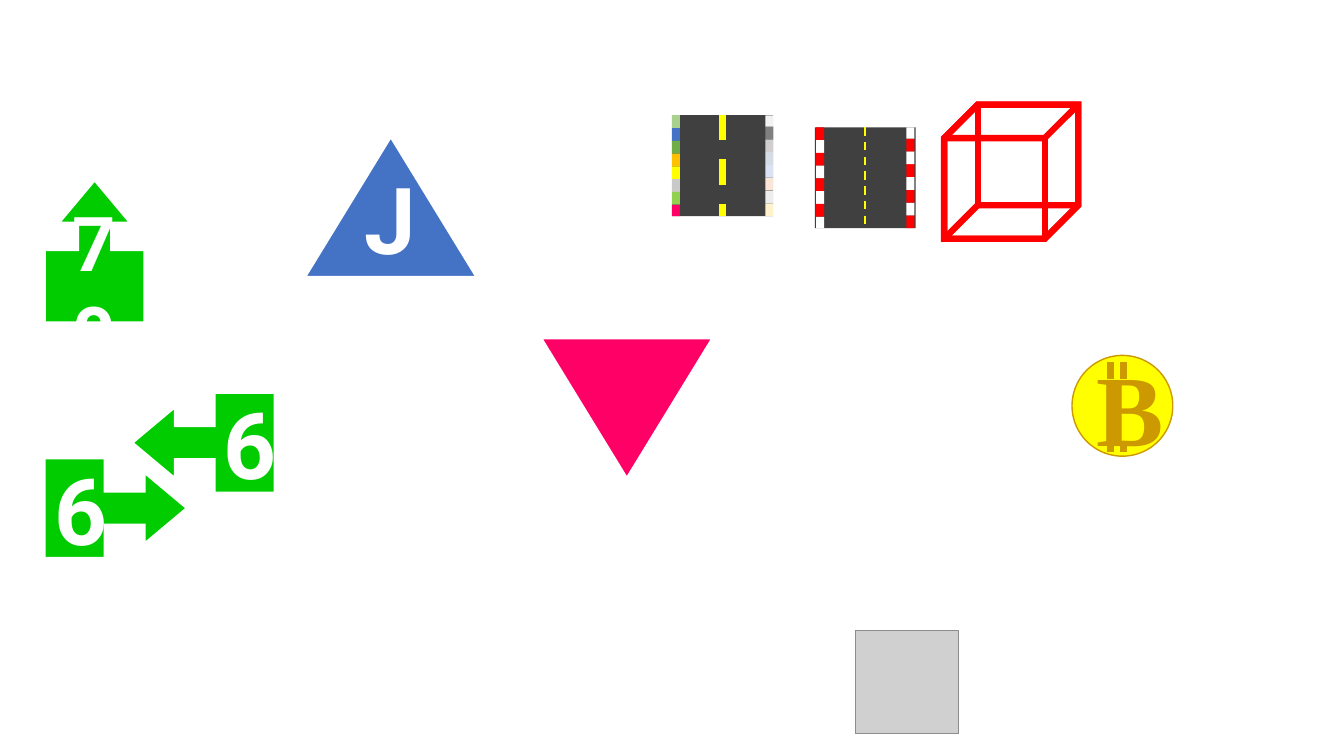
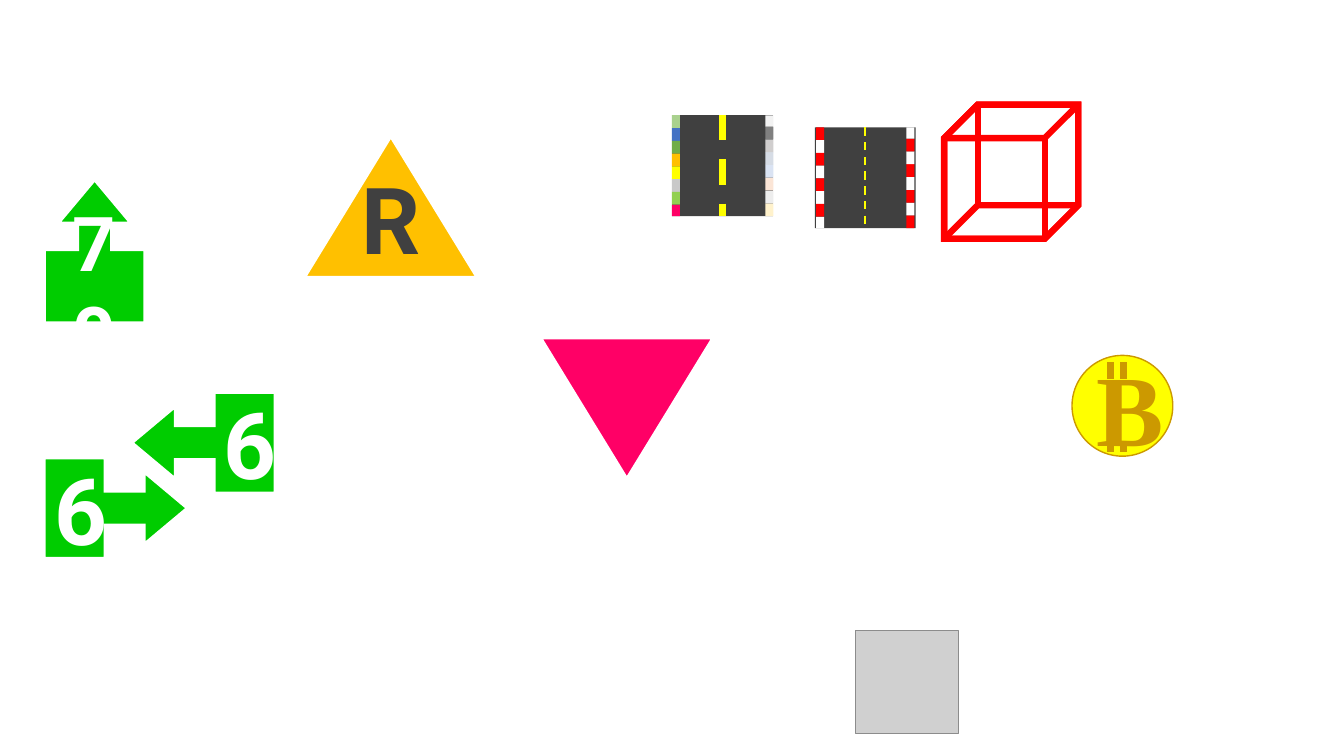
Before and after one commit to Strikerg13/PoorlyAnimatedRacing, a slide deck: slide 1 of PoorlyAnimatedRacing/Assets/Sprites/PPT Sprite Work.pptx. Drawn at 1344x756 pixels with LibreOffice and Linux fonts; fonts in the diff are those of the drawing; grey boxes stand for pictures. Boxes give left, top, right and bottom in pixels: in the first picture for what was removed or moved away, otherwise in the second. Text is boxed around its words. In the diff, an @@ line names an element or a change of style, - is before the commit and + after.

```diff
--- a/PoorlyAnimatedRacing/Assets/Sprites/PPT Sprite Work.pptx
+++ b/PoorlyAnimatedRacing/Assets/Sprites/PPT Sprite Work.pptx
@@ flow chart extract "R" at <box>302,134,479,278</box>: fill #4472C4 to #FFC000 @@
@@ text in flow chart extract at <box>361,170,420,254</box>: text changed; text colour #FFFFFF to #404040 @@
-J
+R
```
Also in this commit, not shown: 12 other files.
